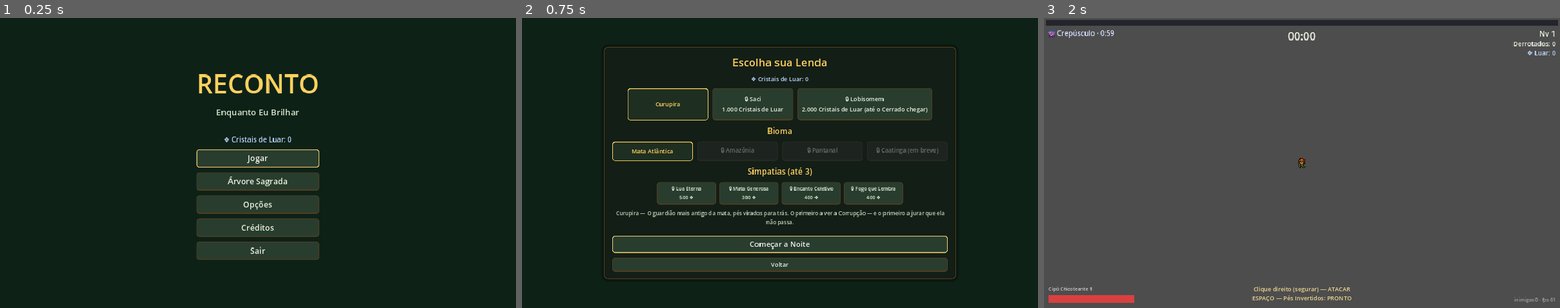
Above: before the commit, frames 1-3 (left to right).
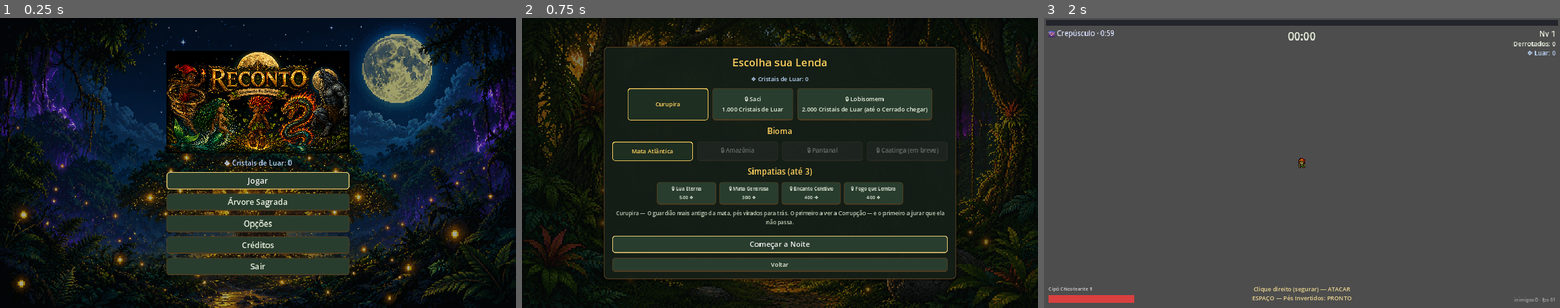
Above: after the commit, the same moments.

Repository: DevAndreNarcizo/RECONTO-While-I-Shine
Game: Godot game, scene res://scenes/Main.tscn
Same seed, same stepped clock (60 frames per second), same inputs: the game is played once before the commit and once after it.
Inputs:
- Up to frame 1 (0.25 s): no input
- Up to frame 2 (0.75 s): click "Jogar" at 0.5 s
- Up to frame 3 (2 s): click "Começar a Noite" at 1.25 s

The runs differ from the first frame. In frame 1, 59% of the frame differs, in the area x 0-100%, y 0-100%; in frame 2, 11%; in frame 3, nothing differs.

Commit message:
feat: logo e backgrounds pixel art integrados nas telas
Logo com as 5 lendas no menu principal (substitui o texto), fundo da
Mata Encantada no menu/opcoes/arvore, e a tela de selecao mostra o
fundo do BIOMA escolhido (Mata/Amazonia/Pantanal/Caatinga) trocando ao
clicar. Vignette para leitura. Todas as artes em pixel art, coesas com
os sprites. Assets em assets/backgrounds e assets/ui.

Co-Authored-By: Claude Fable 5 <noreply@anthropic.com>

Diff:
--- a/game/scenes/Main.tscn
+++ b/game/scenes/Main.tscn
@@ -1,6 +1,8 @@
-[gd_scene load_steps=2 format=3]
+[gd_scene load_steps=4 format=3]
 
 [ext_resource type="Script" path="res://scripts/ui/main_menu.gd" id="1"]
+[ext_resource type="Texture2D" path="res://assets/backgrounds/menu.png" id="2"]
+[ext_resource type="Texture2D" path="res://assets/ui/logo.png" id="3"]
 
 [node name="Main" type="Control"]
 layout_mode = 3
@@ -11,14 +13,25 @@
 grow_vertical = 2
 script = ExtResource("1")
 
-[node name="Background" type="ColorRect" parent="."]
+[node name="Background" type="TextureRect" parent="."]
 layout_mode = 1
 anchors_preset = 15
 anchor_right = 1.0
 anchor_bottom = 1.0
 grow_horizontal = 2
 grow_vertical = 2
-color = Color(0.05, 0.13, 0.09, 1)
+texture = ExtResource("2")
+expand_mode = 1
+stretch_mode = 6
+
+[node name="Vignette" type="ColorRect" parent="."]
+layout_mode = 1
+anchors_preset = 15
+anchor_right = 1.0
+anchor_bottom = 1.0
+grow_horizontal = 2
+grow_vertical = 2
+color = Color(0.03, 0.05, 0.04, 0.35)
 
 [node name="Center" type="CenterContainer" parent="."]
 layout_mode = 1
@@ -30,25 +43,14 @@
 
 [node name="VBox" type="VBoxContainer" parent="Center"]
 layout_mode = 2
-theme_override_constants/separation = 18
+theme_override_constants/separation = 16
 
-[node name="Title" type="Label" parent="Center/VBox"]
+[node name="Logo" type="TextureRect" parent="Center/VBox"]
+custom_minimum_size = Vector2(680, 383)
 layout_mode = 2
-theme_override_colors/font_color = Color(1, 0.82, 0.37, 1)
-theme_override_font_sizes/font_size = 96
-text = "RECONTO"
-horizontal_alignment = 1
-
-[node name="Subtitle" type="Label" parent="Center/VBox"]
-layout_mode = 2
-theme_override_colors/font_color = Color(0.85, 0.9, 0.8, 1)
-theme_override_font_sizes/font_size = 32
-text = "MENU_SUBTITLE"
-horizontal_alignment = 1
-
-[node name="Spacer" type="Control" parent="Center/VBox"]
-custom_minimum_size = Vector2(0, 24)
-layout_mode = 2
+texture = ExtResource("3")
+expand_mode = 1
+stretch_mode = 5
 
 [node name="LuarLabel" type="Label" parent="Center/VBox"]
 layout_mode = 2
@@ -58,31 +60,31 @@
 horizontal_alignment = 1
 
 [node name="Play" type="Button" parent="Center/VBox"]
-custom_minimum_size = Vector2(360, 68)
+custom_minimum_size = Vector2(360, 64)
 layout_mode = 2
 theme_override_font_sizes/font_size = 30
 text = "MENU_PLAY"
 
 [node name="Tree" type="Button" parent="Center/VBox"]
-custom_minimum_size = Vector2(360, 68)
+custom_minimum_size = Vector2(360, 64)
 layout_mode = 2
 theme_override_font_sizes/font_size = 30
 text = "MENU_TREE"
 
 [node name="Options" type="Button" parent="Center/VBox"]
-custom_minimum_size = Vector2(360, 68)
+custom_minimum_size = Vector2(360, 64)
 layout_mode = 2
 theme_override_font_sizes/font_size = 30
 text = "MENU_OPTIONS"
 
 [node name="Credits" type="Button" parent="Center/VBox"]
-custom_minimum_size = Vector2(360, 68)
+custom_minimum_size = Vector2(360, 64)
 layout_mode = 2
 theme_override_font_sizes/font_size = 30
 text = "MENU_CREDITS"
 
 [node name="Quit" type="Button" parent="Center/VBox"]
-custom_minimum_size = Vector2(360, 68)
+custom_minimum_size = Vector2(360, 64)
 layout_mode = 2
 theme_override_font_sizes/font_size = 30
 text = "MENU_QUIT"
--- a/game/scenes/ui/LegendSelect.tscn
+++ b/game/scenes/ui/LegendSelect.tscn
@@ -1,6 +1,7 @@
-[gd_scene load_steps=2 format=3]
+[gd_scene load_steps=3 format=3]
 
 [ext_resource type="Script" path="res://scripts/ui/legend_select.gd" id="1"]
+[ext_resource type="Texture2D" path="res://assets/backgrounds/mata_atlantica.png" id="2"]
 
 [node name="LegendSelect" type="Control"]
 layout_mode = 3
@@ -11,14 +12,25 @@
 grow_vertical = 2
 script = ExtResource("1")
 
-[node name="Background" type="ColorRect" parent="."]
+[node name="Background" type="TextureRect" parent="."]
 layout_mode = 1
 anchors_preset = 15
 anchor_right = 1.0
 anchor_bottom = 1.0
 grow_horizontal = 2
 grow_vertical = 2
-color = Color(0.05, 0.13, 0.09, 1)
+texture = ExtResource("2")
+expand_mode = 1
+stretch_mode = 6
+
+[node name="Vignette" type="ColorRect" parent="."]
+layout_mode = 1
+anchors_preset = 15
+anchor_right = 1.0
+anchor_bottom = 1.0
+grow_horizontal = 2
+grow_vertical = 2
+color = Color(0.03, 0.05, 0.04, 0.55)
 
 [node name="Center" type="CenterContainer" parent="."]
 layout_mode = 1
--- a/game/scenes/ui/OptionsScreen.tscn
+++ b/game/scenes/ui/OptionsScreen.tscn
@@ -1,6 +1,7 @@
-[gd_scene load_steps=2 format=3]
+[gd_scene load_steps=3 format=3]
 
 [ext_resource type="Script" path="res://scripts/ui/options_screen.gd" id="1"]
+[ext_resource type="Texture2D" path="res://assets/backgrounds/menu.png" id="2"]
 
 [node name="OptionsScreen" type="Control"]
 layout_mode = 3
@@ -11,14 +12,25 @@
 grow_vertical = 2
 script = ExtResource("1")
 
-[node name="Background" type="ColorRect" parent="."]
+[node name="Background" type="TextureRect" parent="."]
 layout_mode = 1
 anchors_preset = 15
 anchor_right = 1.0
 anchor_bottom = 1.0
 grow_horizontal = 2
 grow_vertical = 2
-color = Color(0.06, 0.11, 0.08, 1)
+texture = ExtResource("2")
+expand_mode = 1
+stretch_mode = 6
+
+[node name="Vignette" type="ColorRect" parent="."]
+layout_mode = 1
+anchors_preset = 15
+anchor_right = 1.0
+anchor_bottom = 1.0
+grow_horizontal = 2
+grow_vertical = 2
+color = Color(0.03, 0.05, 0.04, 0.55)
 
 [node name="Center" type="CenterContainer" parent="."]
 layout_mode = 1
--- a/game/scenes/ui/SacredTree.tscn
+++ b/game/scenes/ui/SacredTree.tscn
@@ -1,6 +1,7 @@
-[gd_scene load_steps=2 format=3]
+[gd_scene load_steps=3 format=3]
 
 [ext_resource type="Script" path="res://scripts/ui/sacred_tree.gd" id="1"]
+[ext_resource type="Texture2D" path="res://assets/backgrounds/menu.png" id="2"]
 
 [node name="SacredTree" type="Control"]
 layout_mode = 3
@@ -11,14 +12,25 @@
 grow_vertical = 2
 script = ExtResource("1")
 
-[node name="Background" type="ColorRect" parent="."]
+[node name="Background" type="TextureRect" parent="."]
 layout_mode = 1
 anchors_preset = 15
 anchor_right = 1.0
 anchor_bottom = 1.0
 grow_horizontal = 2
 grow_vertical = 2
-color = Color(0.06, 0.11, 0.08, 1)
+texture = ExtResource("2")
+expand_mode = 1
+stretch_mode = 6
+
+[node name="Vignette" type="ColorRect" parent="."]
+layout_mode = 1
+anchors_preset = 15
+anchor_right = 1.0
+anchor_bottom = 1.0
+grow_horizontal = 2
+grow_vertical = 2
+color = Color(0.03, 0.05, 0.04, 0.55)
 
 [node name="Center" type="CenterContainer" parent="."]
 layout_mode = 1
--- a/game/scripts/ui/legend_select.gd
+++ b/game/scripts/ui/legend_select.gd
@@ -23,6 +23,14 @@
 var _biome_buttons: Dictionary = {}
 var _simpatia_buttons: Dictionary = {}
 
+const BIOME_BG := {
+	&"mata_atlantica": "res://assets/backgrounds/mata_atlantica.png",
+	&"amazonia": "res://assets/backgrounds/amazonia.png",
+	&"pantanal": "res://assets/backgrounds/pantanal.png",
+	&"caatinga": "res://assets/backgrounds/caatinga.png",
+}
+
+@onready var background: TextureRect = $Background
 @onready var luar_label: Label = $Center/Panel/VBox/LuarLabel
 @onready var legends_box: HBoxContainer = $Center/Panel/VBox/Legends
 @onready var biomes_box: HBoxContainer = $Center/Panel/VBox/Biomes
@@ -112,6 +120,8 @@
 		b.text = biome["name"] if _biome_available(biome) else "🔒 %s" % biome["name"]
 		b.disabled = not _biome_available(biome)
 		b.button_pressed = (biome["id"] == _sel_biome)
+	if BIOME_BG.has(_sel_biome):
+		background.texture = load(BIOME_BG[_sel_biome])  # o fundo mostra o bioma escolhido
 	for id in _simpatia_buttons:
 		var b: Button = _simpatia_buttons[id]
 		var info: Dictionary = Balance.SIMPATIAS[id]
Binary file added: game/assets/backgrounds/amazonia.png
Not shown, added: game/assets/backgrounds/amazonia.png.import
Binary file added: game/assets/backgrounds/caatinga.png
Not shown, added: game/assets/backgrounds/caatinga.png.import
Binary file added: game/assets/backgrounds/mata_atlantica.png
Not shown, added: game/assets/backgrounds/mata_atlantica.png.import
Binary file added: game/assets/backgrounds/menu.png
Not shown, added: game/assets/backgrounds/menu.png.import
Binary file added: game/assets/backgrounds/pantanal.png
Not shown, added: game/assets/backgrounds/pantanal.png.import
Not shown, added: game/assets/ui/card_bg.png.import
Binary file added: game/assets/ui/frame.png
(and 4 more such lines)
